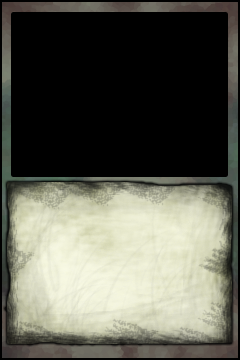
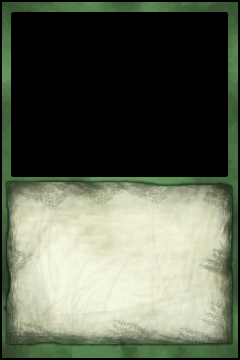
Revision of a layered w=240, h=360 image; what changed, layer by layer:
added layer "green" above "Layer 1 copy 5" over (2, 2, 238, 358)
hid "Layer 1" over (2, 2, 238, 358)
